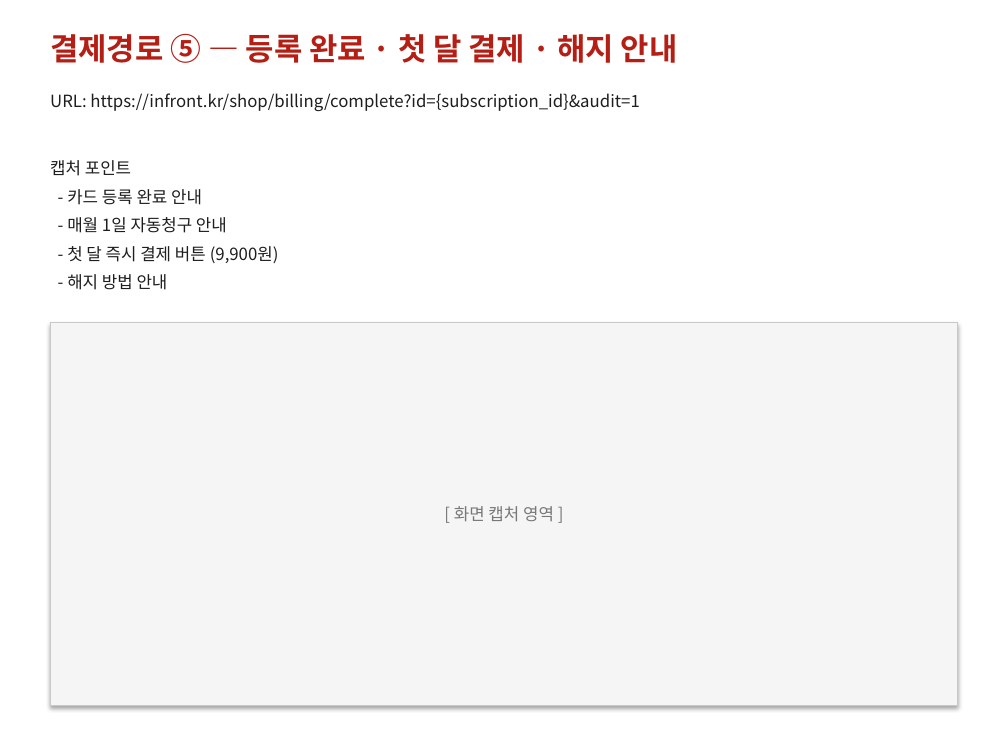
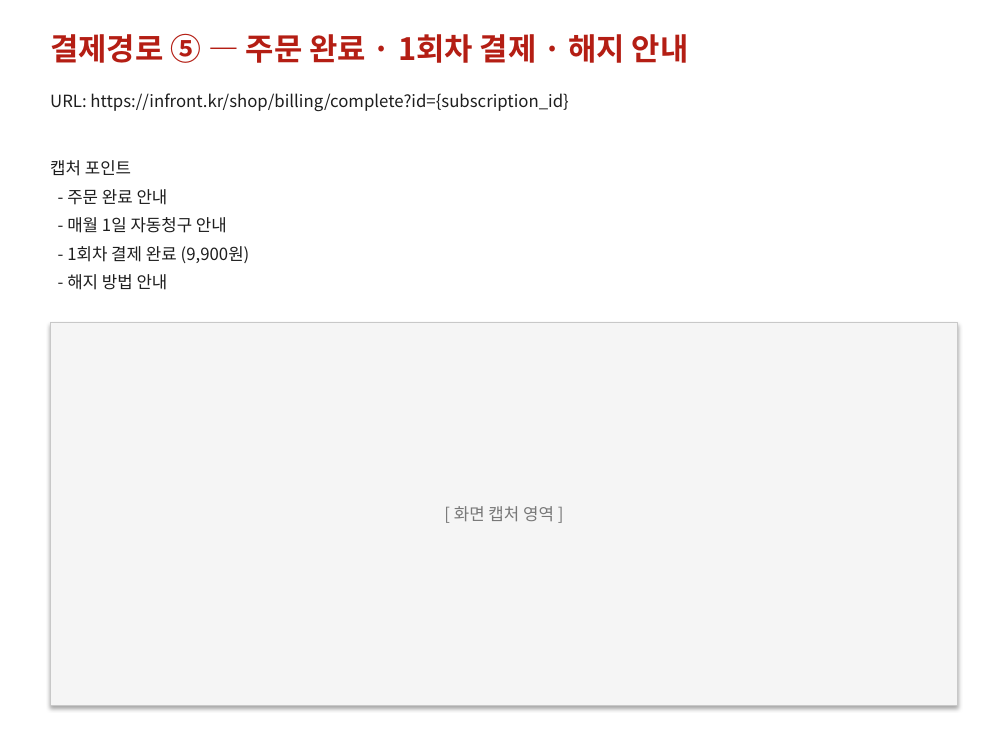
Before and after one commit to sprjihoon/infront, a slide deck: slide 8 of docs/audit-captures/card-billing-audit-infrontbil.pptx. Drawn at 1008x756 pixels with LibreOffice and Linux fonts; fonts in the diff are those of the drawing. Boxes give left, top, right and bottom in pixels: in the first picture for what was removed or moved away, otherwise in the second. Text is boxed around its words. In the diff, an @@ line names an element or a change of style, - is before the commit and + after.

```diff
--- a/docs/audit-captures/card-billing-audit-infrontbil.pptx
+++ b/docs/audit-captures/card-billing-audit-infrontbil.pptx
@@ text at (50,33,689,63): text changed @@
-결제경로 ⑤ — 등록 완료 · 첫 달 결제 · 해지 안내
+결제경로 ⑤ — 주문 완료 · 1회차 결제 · 해지 안내
@@ text at (50,93,568,111): text changed @@
-URL: https://infront.kr/shop/billing/complete?id={subscription_id}&audit=1
+URL: https://infront.kr/shop/billing/complete?id={subscription_id}
@@ text at (67,189,168,205): text changed @@
-- 카드 등록 완료 안내
+- 주문 완료 안내
@@ text at (67,246,250,263): text changed @@
-- 첫 달 즉시 결제 버튼 (9,900원)
+- 1회차 결제 완료 (9,900원)
```
Also in this commit, not shown: 8 other slides changed, 10 other files.
